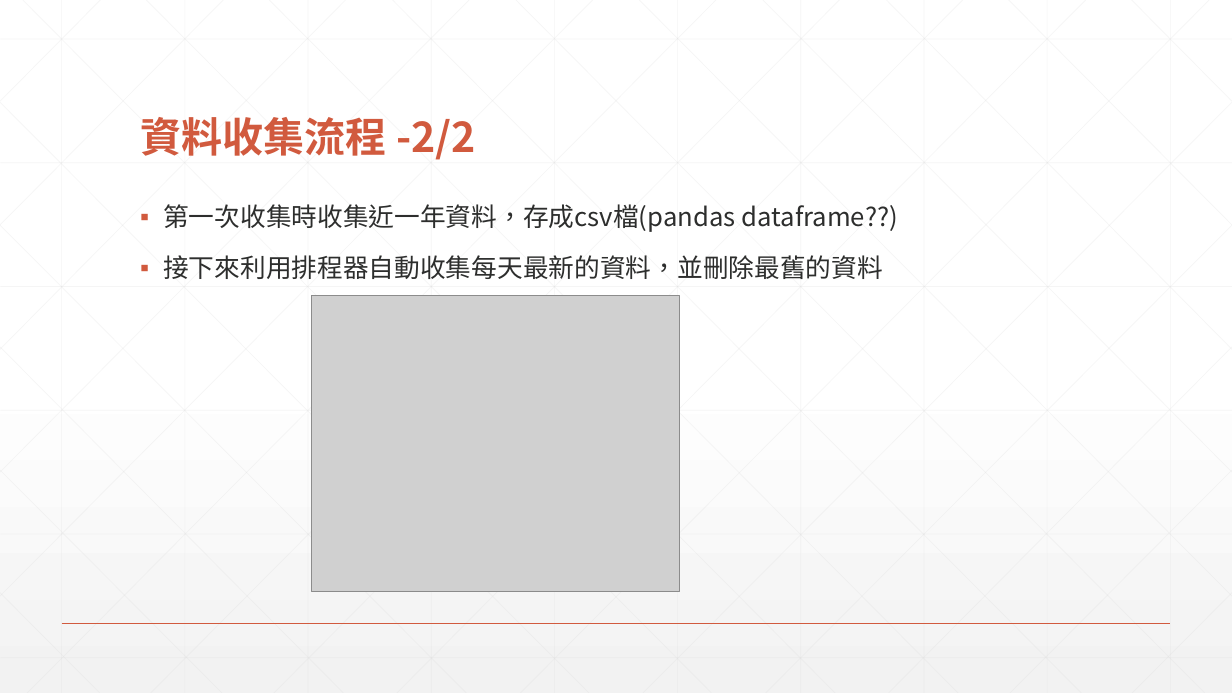
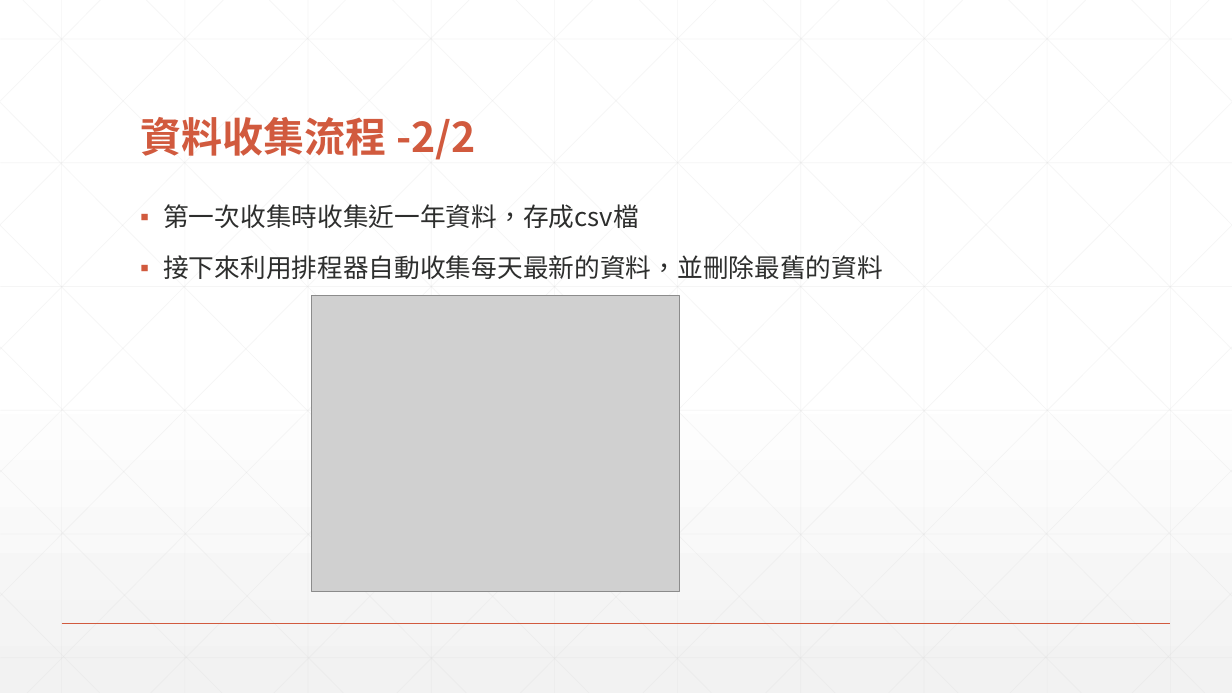
Before and after one commit to satai1919/Fintech_textmining_machinelearning, a slide deck: slide 3 of 流程介紹.pptx. Drawn at 1232x693 pixels with LibreOffice and Linux fonts; fonts in the diff are those of the drawing; grey boxes stand for pictures. Boxes give left, top, right and bottom in pixels: in the first picture for what was removed or moved away, otherwise in the second. Text is boxed around its words. In the diff, an @@ line names an element or a change of style, - is before the commit and + after.

```diff
--- a/流程介紹.pptx
+++ b/流程介紹.pptx
@@ text at [163, 204, 639, 228]: text changed @@
-▪ 第一次收集時收集近一年資料，存成csv檔(pandas dataframe??)
+▪ 第一次收集時收集近一年資料，存成csv檔
```
